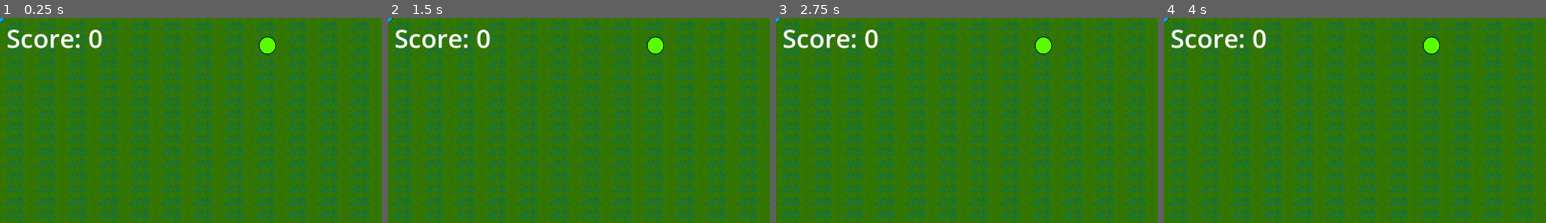
Above: before the commit, frames 1-4 (left to right).
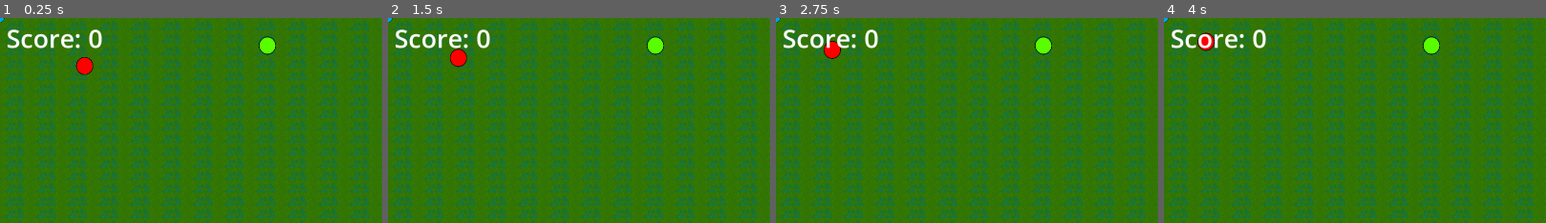
Above: after the commit, the same moments.

Repository: jameshi16/neuro-game-jam
Game: Godot game, scene res://main.tscn
Two runs of this game, one before a commit and one after it. Both use one fixed random seed, a clock stepped at 60 frames per second and the inputs below. Before the commit the project has no main scene; this scene is started directly in both runs.
Inputs:
- Up to frame 1 (0.25 s): no input
- Up to frame 2 (1.5 s): tap Enter at 0.5 s; hold D (move_right) 0.53-1.28 s; hold Shift (sprint) 0.53-1.28 s; tap Space at 1.25 s; hold S (move_down) from 1.28 s (still down); tap Shift (sprint) at 1.35 s
- Up to frame 3 (2.75 s): tap Enter at 2 s; release S (move_down) at 2.03 s; hold D (move_right) from 2.03 s (still down); hold Shift (sprint) from 2.03 s (still down)
- Up to frame 4 (4 s): tap Space at 2.75 s; release D (move_right) at 2.78 s; release Shift (sprint) at 2.78 s; hold W (move_up) 2.78-3.53 s; tap Shift (sprint) at 2.85 s; hold A (move_left) from 3.53 s (still down); hold Shift (sprint) from 3.53 s (still down)
The pictures show only the part of the screen within x 0-50%, y 0-50%; the shares and areas given below are measured in that part.

The runs differ from the first frame. In frame 1, 0.3% of the frame differs, in the area x 19-25%, y 19-28%; in frame 2, 0.3%; in frame 3, 0.3%; in frame 4, 0.2%.
Error before the commit: Invalid assignment of property or key 'target' with value of type 'Area2D (player.gd)' on a base object of type 'null instance'. (res://main.gd:90)

Commit message:
Melee enemy

Diff:
--- a/enemy.gd
+++ b/enemy.gd
@@ -1,4 +1,4 @@
-extends RigidBody2D
+extends Area2D
 
 @export var speed = 100
 @export var health = 100
--- a/enemy.tscn
+++ b/enemy.tscn
@@ -18,8 +18,7 @@
 "speed": 5.0
 }]
 
-[node name="Enemy" type="RigidBody2D"]
-gravity_scale = 0.0
+[node name="Enemy" type="Area2D"]
 script = ExtResource("1_q7ji2")
 
 [node name="CollisionShape2D" type="CollisionShape2D" parent="."]
--- a/main.gd
+++ b/main.gd
@@ -87,4 +87,4 @@
 	pan_entire_world()
 
 	# HACK+debug: make player the enemy follower target
-	$Enemy.target = $Player
+	$MeleeEnemy.target = $Player
--- a/main.tscn
+++ b/main.tscn
@@ -7,6 +7,7 @@
 [ext_resource type="PackedScene" uid="uid://7l2v6e7pekj6" path="res://player.tscn" id="4_85l7j"]
 [ext_resource type="PackedScene" uid="uid://bqghgbvpu0p5x" path="res://item.tscn" id="5_l1fqu"]
 [ext_resource type="PackedScene" uid="uid://b4d41mh235v" path="res://hud.tscn" id="7_4vlye"]
+[ext_resource type="PackedScene" uid="uid://gfw0s610axs5" path="res://melee_enemy.tscn" id="8_u7qr8"]
 
 [sub_resource type="TileSetAtlasSource" id="TileSetAtlasSource_dbs4p"]
 texture = ExtResource("1_2fcvf")
@@ -485,3 +486,6 @@
 metadata/_edit_group_ = true
 
 [node name="UI" parent="." instance=ExtResource("7_4vlye")]
+
+[node name="MeleeEnemy" parent="." instance=ExtResource("8_u7qr8")]
+position = Vector2(669, 380)
--- /dev/null
+++ b/melee_enemy.gd
@@ -0,0 +1,12 @@
+extends "res://enemy.gd"
+class_name MeleeEnemy
+
+
+# Called when the node enters the scene tree for the first time.
+func _ready():
+	pass  # Replace with function body.
+
+
+# Called every frame. 'delta' is the elapsed time since the previous frame.
+func _process(delta):
+	pass
--- /dev/null
+++ b/melee_enemy.tscn
@@ -0,0 +1,7 @@
+[gd_scene load_steps=3 format=3 uid="uid://gfw0s610axs5"]
+
+[ext_resource type="PackedScene" uid="uid://ds6u2am7kkxbo" path="res://enemy.tscn" id="1_8pypt"]
+[ext_resource type="Script" path="res://melee_enemy.gd" id="2_yw8vu"]
+
+[node name="MeleeEnemy" instance=ExtResource("1_8pypt")]
+script = ExtResource("2_yw8vu")
--- a/player.gd
+++ b/player.gd
@@ -3,10 +3,16 @@
 
 # add a variable that adjusts speed
 
-@export var speed = 400
+@export var default_speed = 400
 @export var sprint_mod = 2
+@export var default_health = 100
+@export var knockback_speed = 3000
 var screen_size
 var keys_disabled = true
+var speed = default_speed
+var health = default_health
+var acceleration = Vector2.ZERO
+
 
 func process_keys(delta):
 	var velocity = Vector2.ZERO
@@ -31,6 +37,7 @@
 	# TODO: We need to correctly obtain the world boundary. Likely need to do it via the tilemap or something
 	# position = position.clamp(Vector2.ZERO, screen_size)
 
+
 # Called when the node enters the scene tree for the first time.
 func _ready():
 	screen_size = get_viewport_rect().size
@@ -40,17 +47,58 @@
 func _process(delta):
 	if !keys_disabled:
 		process_keys(delta)
+	check_game_over()
+
+	# any leftover acceleration (possibly from knockbacks)
+	position += acceleration * delta
 
 
 func _on_body_entered(_body: Node2D):
 	# TODO: Probably should flash because damaged
 	hit.emit()
 
+
 func reset_camera_view():
 	$Camera2D.make_current()
+
 
 func reset(pos):
 	reset_camera_view()
 	position = pos
 	show()
+	speed = default_speed
+	health = default_health
 	$CollisionShape2D.disabled = false
+
+
+func check_game_over():
+	if health <= 0:
+		reset(Vector2(0, 0))
+
+
+func knockback(enemy_pos: Vector2):
+	# inverse enemy position and then normalize
+	var velocity = (position - enemy_pos).normalized() * knockback_speed
+	# start a timer for 500ms, move the player in the direction of the above vector
+	keys_disabled = true
+	# position += velocity
+	acceleration = velocity
+	$KnockbackTimer.start()
+
+
+func _on_area_shape_entered(
+	area_rid: RID, area: Area2D, area_shape_index: int, local_shape_index: int
+):
+	if area is MeleeEnemy:
+		health -= 10
+		knockback(area.position)
+	pass  # Replace with function body.
+
+
+func _on_knockback_timer_timeout():
+	# TODO: clarivoyant: will cause trouble if player is damaged from the start (also for acceleration, any number of objects everywhere else can modify it)
+	# solution 1: use a state manager like a sane person
+	# solution 2: ZA WORLDO, enemies shouldn't be moving during the worldview anyway
+	keys_disabled = false
+	acceleration = Vector2(0, 0)
+	# pass # Replace with function body.
--- a/player.tscn
+++ b/player.tscn
@@ -21,6 +21,7 @@
 [node name="Player" type="Area2D"]
 scale = Vector2(0.5, 0.5)
 script = ExtResource("1_f3dqi")
+knockback_speed = 3000
 
 [node name="AnimatedSprite2D" type="AnimatedSprite2D" parent="."]
 sprite_frames = SubResource("SpriteFrames_1ji3o")
@@ -33,4 +34,9 @@
 position_smoothing_enabled = true
 position_smoothing_speed = 8.0
 
+[node name="KnockbackTimer" type="Timer" parent="."]
+wait_time = 0.1
+
+[connection signal="area_shape_entered" from="." to="." method="_on_area_shape_entered"]
 [connection signal="body_entered" from="." to="." method="_on_body_entered"]
+[connection signal="timeout" from="KnockbackTimer" to="." method="_on_knockback_timer_timeout"]
--- a/project.godot
+++ b/project.godot
@@ -11,6 +11,7 @@
 [application]
 
 config/name="neuro-game-jam"
+run/main_scene="res://main.tscn"
 config/features=PackedStringArray("4.2", "GL Compatibility")
 config/icon="res://icon.svg"
 
Not shown: 1 places in main.tscn that only renumber resources
